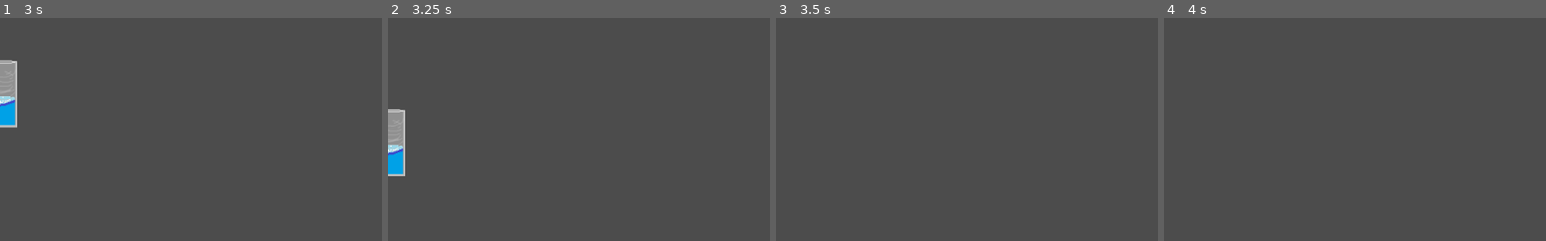
Above: before the commit, frames 1-4 (left to right).
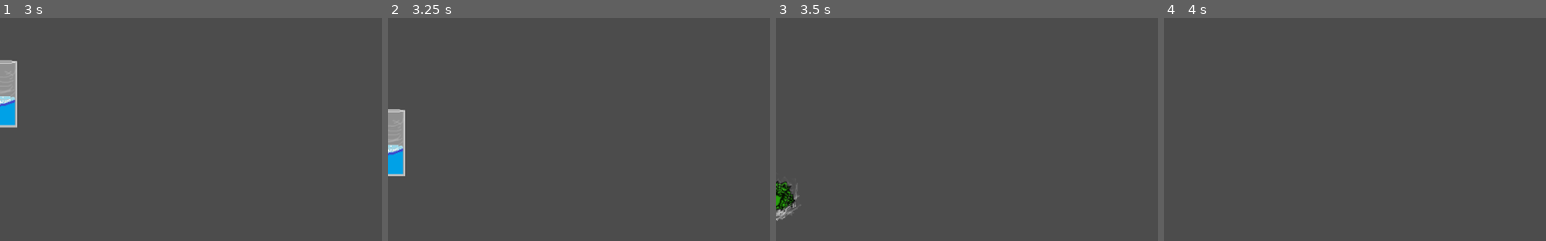
Above: after the commit, the same moments.

Repository: winnerbyhabit/bifigamejam18
Game: Godot game, scene res://Glass.tscn
Same seed, same stepped clock (60 frames per second), same inputs: the game is played once before the commit and once after it. This scene is started directly instead of the project's main scene.
Inputs:
- Up to frame 1 (3 s): hold Right (player_right) 0.53-1.28 s; hold Space (player_hit) 0.53-1.28 s; hold Left (player_left) 1.28-2.03 s; tap Space (player_hit) at 1.35, 2.85 s; hold Space (player_hit) 2.03-2.78 s; hold Right (player_right) from 2.03 s (still down)
- Up to frame 2 (3.25 s): keep holding Right (player_right)
- Up to frame 3 (3.5 s): keep holding Right (player_right)
- Up to frame 4 (4 s): release Right (player_right) at 3.53 s; hold Left (player_left) from 3.53 s (still down); hold Space (player_hit) from 3.53 s (still down)
The pictures show only the part of the screen within x 0-50%, y 50-100%; the shares and areas given below are measured in that part.

Frames 1-2 are identical in both runs. In frame 3, 0.6% of the frame differs, in the area x 0-7%, y 73-92%; in frame 4, nothing differs.

Commit message:
emitting particles

Diff:
--- a/Bottle.gd
+++ b/Bottle.gd
@@ -8,8 +8,8 @@
 
 func _process(delta):
 	if position.y > destroy_height:
-		emit_signal("destroy")
-		queue_free()
+		destroy()
+
 
 func set_destroy_height(height):
 	destroy_height = height
@@ -17,3 +17,15 @@
 func kick():
 	set_collision_mask_bit(0,false)
 	return points
+
+func destroy():
+	emit_signal("destroy")
+	$particles.emitting = true
+	mode = MODE_STATIC
+	$Texture.hide()
+	if $Timer.is_stopped():
+		$Timer.start()
+
+
+func _on_Timer_timeout():
+	print('timeout')#pass # replace with function body
--- a/Bottle.tscn
+++ b/Bottle.tscn
@@ -1,7 +1,8 @@
-[gd_scene load_steps=4 format=2]
+[gd_scene load_steps=5 format=2]
 
 [ext_resource path="res://Bottle.gd" type="Script" id=1]
 [ext_resource path="res://assets/bottles/bottle1.png" type="Texture" id=2]
+[ext_resource path="res://glass_particles.tscn" type="PackedScene" id=3]
 
 [sub_resource type="RectangleShape2D" id=1]
 
@@ -45,3 +46,16 @@
 position = Vector2( 3.39286, 0 )
 scale = Vector2( 2.0467, 5 )
 shape = SubResource( 1 )
+
+[node name="particles" parent="." index="2" instance=ExtResource( 3 )]
+
+position = Vector2( 1.6535, 35.9615 )
+
+[node name="Timer" type="Timer" parent="." index="3"]
+
+process_mode = 1
+wait_time = 0.5
+one_shot = true
+autostart = false
+
+[connection signal="timeout" from="Timer" to="." method="queue_free"]
--- a/Glass.tscn
+++ b/Glass.tscn
@@ -1,7 +1,8 @@
-[gd_scene load_steps=4 format=2]
+[gd_scene load_steps=5 format=2]
 
 [ext_resource path="res://Bottle.gd" type="Script" id=1]
 [ext_resource path="res://assets/bottles/glass.png" type="Texture" id=2]
+[ext_resource path="res://glass_particles.tscn" type="PackedScene" id=3]
 
 [sub_resource type="RectangleShape2D" id=1]
 
@@ -32,6 +33,7 @@
 angular_damp = -1.0
 script = ExtResource( 1 )
 _sections_unfolded = [ "Collision" ]
+points = 5
 
 [node name="Texture" type="Sprite" parent="." index="0"]
 
@@ -42,3 +44,16 @@
 position = Vector2( 0.15383, 3.00002 )
 scale = Vector2( 2.22527, 4.61538 )
 shape = SubResource( 1 )
+
+[node name="particles" parent="." index="2" instance=ExtResource( 3 )]
+
+[node name="Timer" type="Timer" parent="." index="3"]
+
+process_mode = 1
+wait_time = 0.5
+one_shot = true
+autostart = false
+
+[connection signal="timeout" from="Timer" to="." method="queue_free"]
+
+[connection signal="timeout" from="Timer" to="." method="_on_Timer_timeout"]
--- a/Menu.tscn
+++ b/Menu.tscn
@@ -2,7 +2,7 @@
 
 [ext_resource path="res://Menu.gd" type="Script" id=1]
 
-[node name="Menu" type="Node"]
+[node name="Menu" type="Node" index="0"]
 
 [node name="Button" type="Button" parent="." index="0"]
 
--- /dev/null
+++ b/glass_particles.tscn
@@ -0,0 +1,66 @@
+[gd_scene load_steps=3 format=2]
+
+[ext_resource path="res://assets/bottles/glass_scherbe.png" type="Texture" id=1]
+
+[sub_resource type="ParticlesMaterial" id=2]
+
+render_priority = 0
+trail_divisor = 1
+emission_shape = 0
+flag_align_y = false
+flag_rotate_y = false
+flag_disable_z = true
+spread = 90.0
+flatness = 0.0
+gravity = Vector3( 0, 0, 0 )
+initial_velocity = 20.0
+initial_velocity_random = 0.0
+angular_velocity = 0.0
+angular_velocity_random = 0.0
+orbit_velocity = 0.0
+orbit_velocity_random = 0.0
+linear_accel = 5.0
+linear_accel_random = 0.0
+radial_accel = 0.0
+radial_accel_random = 0.0
+tangential_accel = 0.0
+tangential_accel_random = 0.0
+damping = 0.0
+damping_random = 0.0
+angle = 180.0
+angle_random = 1.0
+scale = 1.0
+scale_random = 0.0
+color = Color( 1, 1, 1, 1 )
+hue_variation = 0.0
+hue_variation_random = 0.0
+anim_speed = 0.0
+anim_speed_random = 0.0
+anim_offset = 0.0
+anim_offset_random = 0.0
+anim_loop = false
+_sections_unfolded = [ "Angle", "Angular Velocity", "Emission Shape", "Gravity", "Initial Velocity", "Linear Accel", "Orbit Velocity", "Radial Accel", "Spread" ]
+
+[node name="particles" type="Particles2D"]
+
+position = Vector2( 1.19748, 44.9053 )
+rotation = -1.5708
+emitting = false
+amount = 50
+lifetime = 1.0
+one_shot = true
+preprocess = 1.0
+speed_scale = 1.0
+explosiveness = 0.0
+randomness = 1.0
+fixed_fps = 0
+fract_delta = true
+visibility_rect = Rect2( -100, -100, 200, 200 )
+local_coords = true
+draw_order = 0
+process_material = SubResource( 2 )
+texture = ExtResource( 1 )
+normal_map = null
+h_frames = 1
+v_frames = 1
+_sections_unfolded = [ "Process Material", "Textures", "Time", "Transform" ]
Binary file added: assets/bottles/glass_scherbe.png
